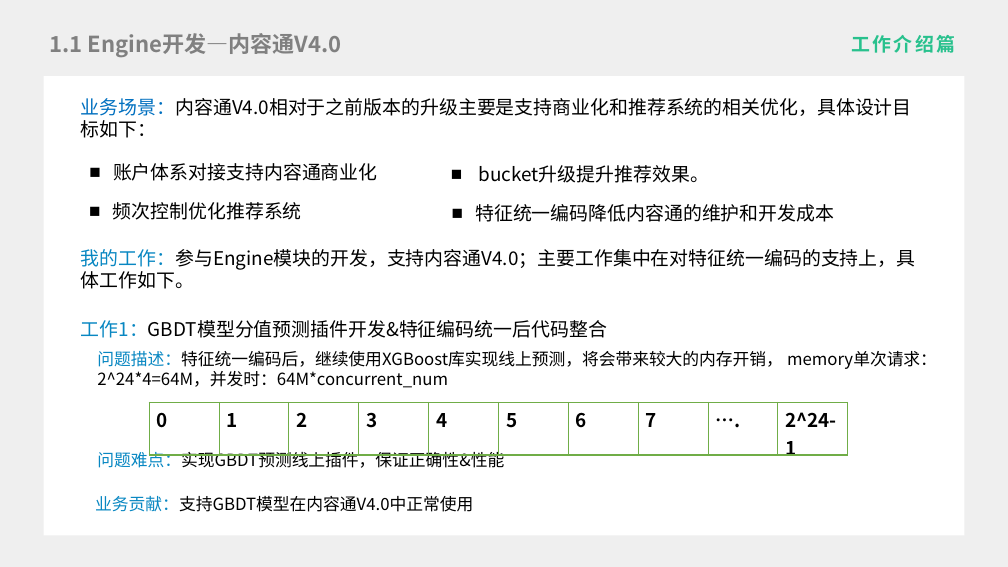
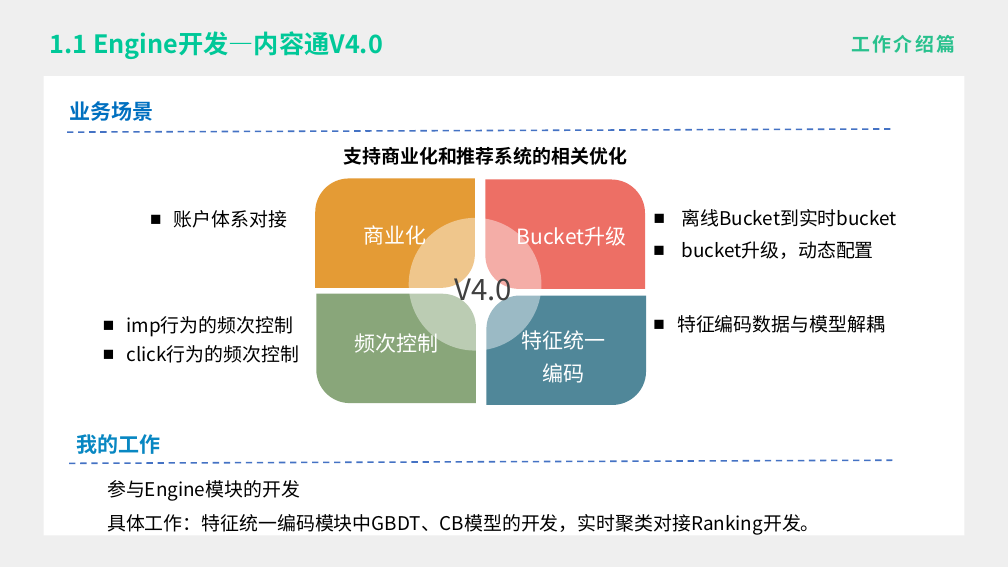
Before and after one commit to liygcoder/workerspace, a slide deck: slide 8 of ppt.pptx (slide 9 before the commit). Drawn at 1008x567 pixels with LibreOffice and Linux fonts; fonts in the diff are those of the drawing. Boxes give left, top, right and bottom in pixels: in the first picture for what was removed or moved away, otherwise in the second. Text is boxed around its words. In the diff, an @@ line names an element or a change of style, - is before the commit and + after.

```diff
--- a/ppt.pptx
+++ b/ppt.pptx
@@ title "1.1 Engine开发—内容通V4.0" at (50, 31, 383, 59): size 21 to 24 pt, text colour #808080 to #00C898 @@
@@ text at (69, 101, 153, 121): text changed; size 18 to 20 pt; text colour #000000 to #0070C0; bold on @@
-业务场景：内容通V4.0相对于之前版本的升级主要是支持商业化和推荐系统的相关优化，具体设计目标如下：
+业务场景
@@ line added from (67, 132) to (891, 129), #4472C4 1.5 pt dashed @@
@@ group added at (126, 147, 897, 405): 10 texts, 3 freeform shapes, 1 ellipse @@
+■ 离线Bucket到实时bucket
+V4.0
+特征统一
+编码
+频次控制
+Bucket升级
+商业化
+■ bucket升级，动态配置
+■ imp行为的频次控制
+■ click行为的频次控制
+支持商业化和推荐系统的相关优化
@@ text removed at (479, 165, 709, 183) @@
-■ bucket升级提升推荐效果。
@@ text removed at (113, 202, 302, 220) @@
-■ 频次控制优化推荐系统
@@ text at (174, 210, 287, 228): text changed @@
-■ 账户体系对接支持内容通商业化
+■ 账户体系对接
@@ freeform shape added at (316, 293, 476, 403), fill #89A67A @@
@@ text removed at (81, 320, 607, 338) @@
-工作1：GBDT模型分值预测插件开发&特征编码统一后代码整合
@@ text at (677, 315, 885, 333): text changed @@
-■ 特征统一编码降低内容通的维护和开发成本
+■ 特征编码数据与模型解耦
@@ text removed at (97, 351, 937, 388) @@
-问题描述：特征统一编码后，继续使用XGBoost库实现线上预测，将会带来较大的内存开销， memory单次请求：2^24*4=64M，并发时：64M*concurrent_num
@@ table removed at (149, 402, 845, 460), 1 rows, 10 columns @@
-0 | 1 | 2 | 3 | 4 | 5 | 6 | 7 | …. | 2^24-1
@@ text at (77, 434, 161, 454): text changed; size 18 to 20 pt; text colour #000000 to #0887C2; bold on @@
-我的工作：参与Engine模块的开发，支持内容通V4.0；主要工作集中在对特征统一编码的支持上，具体工作如下。
+我的工作
@@ text removed at (97, 449, 504, 468) @@
-问题难点：实现GBDT预测线上插件，保证正确性&性能
@@ line added from (70, 464) to (893, 461), #4472C4 1.5 pt dashed @@
@@ text removed at (95, 496, 473, 512) @@
-业务贡献：支持GBDT模型在内容通V4.0中正常使用
@@ text added at (107, 480, 820, 535), 18 pt, text #000000 @@
+参与Engine模块的开发
+具体工作：特征统一编码模块中GBDT、CB模型的开发，实时聚类对接Ranking开发。
```
Also in this commit, not shown: 9 other slides changed, 7 slides added, 4 slides removed.
